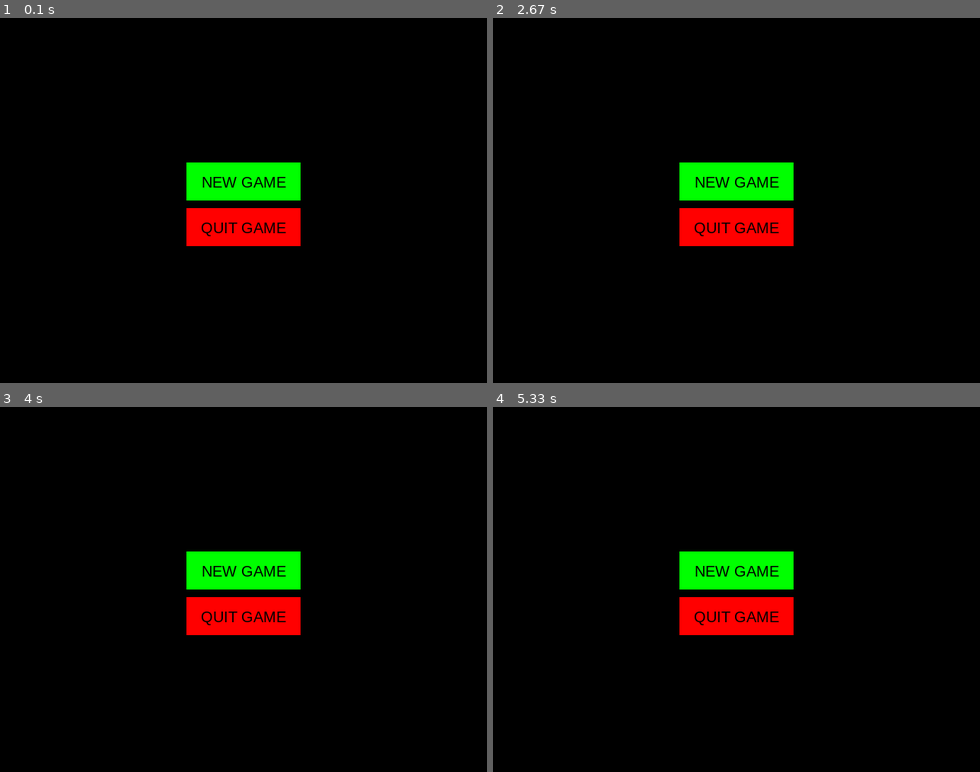
Above: before the commit, frames 1-4 (two rows, left to right).
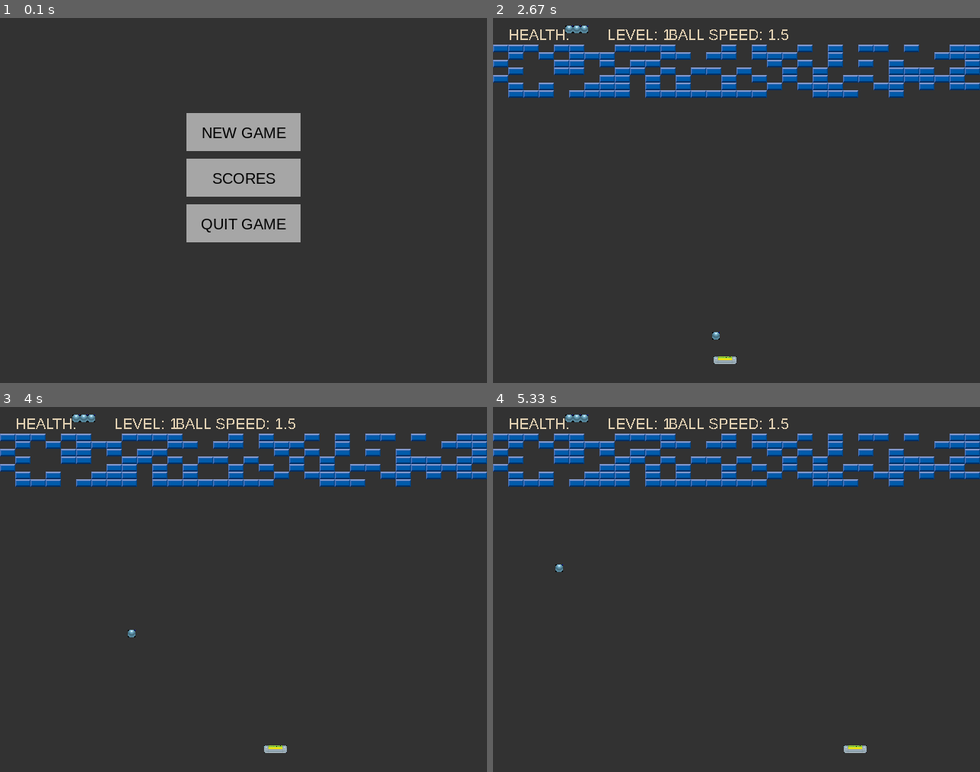
Above: after the commit, the same moments.

Repository: daria0/skrypty
Game: pygame game, started from pygame-arkanoid/arkandoid.py
Two runs of this game, one before a commit and one after it. Both use one fixed random seed, a clock stepped at 60 frames per second and the inputs below.
Inputs (mouse positions are in pixels of both pictures, inside the frame that each line leads up to):
- Up to frame 1 (0.1 s): no input
- Up to frame 2 (2.67 s): hold Right 0.33-0.8 s; move the mouse to (717, 215) at 0.37 s; hold Right 0.83-1.3 s; move the mouse to (619, 204) at 0.87 s; press the mouse at (721, 138) at 2.37 s; move the mouse to (819, 237) at 2.47 s; release the mouse at (921, 339) at 2.6 s
- Up to frame 3 (4 s): hold Right 2.67-3.3 s; click (370, 647) at 2.75 s; hold Left 3.33-3.8 s; hold Right from 3.83 s (still down)
- Up to frame 4 (5.33 s): release Right at 4.3 s; tap Esc at 4.33 s; press the mouse at (721, 527) at 4.7 s; move the mouse to (819, 490) at 4.8 s; release the mouse at (921, 454) at 4.93 s; hold Right from 5 s (still down); click (619, 728) at 5.08 s

The runs differ from the first frame. In frame 1, 100% of the frame differs, in the area x 0-100%, y 0-100%; in frame 2, 100%; in frame 3, 100%; in frame 4, 100%.

Commit message:
Added color variables + main menu option

Diff:
--- a/pygame-arkanoid/arkandoid.py
+++ b/pygame-arkanoid/arkandoid.py
@@ -62,7 +62,7 @@
     def __init__(self, x, y):
         pygame.sprite.Sprite.__init__(self)
         self.surf = pygame.Surface((BALL_R, BALL_R))
-        self.surf.fill((255, 255, 255))
+        self.surf.fill(white)
         self.surf = pygame.image.load("images/pilka.png").convert()
         self.rect = self.surf.get_rect(center=(x, y))
         self.x = x
@@ -147,17 +147,18 @@
     return rendered, rendered.get_rect(center=text_center)
 
 
-def button(text, pos_x, pos_y, width, heigth, color, hover_color, action=None):
+def button(text, pos_x, pos_y, width, height, color, hover_color, action=None,
+           text_color=black):
     mouse = pygame.mouse.get_pos()
     click = pygame.mouse.get_pressed()
-    if pos_x + width > mouse[0] > pos_x and pos_y + heigth > mouse[1] > pos_y:
-        pygame.draw.rect(screen, hover_color, (pos_x, pos_y, width, heigth))
+    if pos_x + width > mouse[0] > pos_x and pos_y + height > mouse[1] > pos_y:
+        pygame.draw.rect(screen, hover_color, (pos_x, pos_y, width, height))
         if click[0] == 1 and action is not None:
             action()
     else:
-        pygame.draw.rect(screen, color, (pos_x, pos_y, width, heigth))
-    screen.blit(*text_objects(font, text, (0, 0, 0),
-                              (pos_x + width / 2, pos_y + heigth / 2)))
+        pygame.draw.rect(screen, color, (pos_x, pos_y, width, height))
+    screen.blit(*text_objects(font, text, text_color,
+                              (pos_x + width / 2, pos_y + height / 2)))
 
 
 def resume():
@@ -215,17 +216,21 @@
 
 
 def display_main_menu():
-    global game_lost, game_won, lvl_won
-
-    screen.fill((0, 0, 0))
-    button("NEW GAME", SCREEN_WIDTH / 2 - 75, SCREEN_HEIGHT / 2 - 50, 150, 50,
-           (0, 255, 0), (0, 0, 255), play_game)
-    button("QUIT GAME", SCREEN_WIDTH / 2 - 75, SCREEN_HEIGHT / 2 + 10, 150,
-           50, (255, 0, 0), (0, 0, 255), quit_game)
-
+    global game_lost, game_won, lvl_won, paused, display_menu
+
+    display_menu = True
     game_lost = False
     game_won = False
     lvl_won = False
+    paused = False
+
+    screen.fill(dark_grey)
+    button("NEW GAME", SCREEN_WIDTH / 2 - 75, SCREEN_HEIGHT / 3 - 35, 150, 50,
+           light_grey, light_blue, play_game)
+    button("SCORES", SCREEN_WIDTH / 2 - 75, SCREEN_HEIGHT / 3 + 25, 150, 50,
+           light_grey, light_blue, show_highest_scores)
+    button("QUIT GAME", SCREEN_WIDTH / 2 - 75, SCREEN_HEIGHT / 3 + 85, 150,
+           50, light_grey, light_orange, quit_game)
 
 
 def play_game():
@@ -235,11 +240,17 @@
 
 
 def pause():
-    screen.fill((255, 255, 255))
-    button("CONTINUE", SCREEN_WIDTH / 2 - 75, SCREEN_HEIGHT / 2 - 50, 150, 50,
-           (0, 255, 0), (0, 0, 255), resume)
-    button("QUIT GAME", SCREEN_WIDTH / 2 - 75, SCREEN_HEIGHT / 2 + 10, 150,
-           50, (255, 0, 0), (0, 0, 255), quit_game)
+    s = pygame.Surface((SCREEN_WIDTH, SCREEN_HEIGHT))  # the size of your rect
+    s.set_alpha(5)  # alpha level
+    s.fill(light_grey)  # this fills the entire surface
+    screen.blit(s, (0, 0))  # (0,0) are the top-left coordinates
+
+    button("CONTINUE", SCREEN_WIDTH / 2 - 75, SCREEN_HEIGHT / 3 - 35, 150, 50,
+           light_grey, light_blue, resume)
+    button("MAIN MENU", SCREEN_WIDTH / 2 - 75, SCREEN_HEIGHT / 3 + 25, 150, 50,
+           light_grey, light_blue, display_main_menu)
+    button("QUIT GAME", SCREEN_WIDTH / 2 - 75, SCREEN_HEIGHT / 3 + 85, 150,
+           50, light_grey, light_orange, quit_game)
 
 
 def show_highest_scores():
@@ -247,27 +258,33 @@
 
 
 def display_game_lost_menu():
-    screen.fill((0, 0, 0))
-    button("YOU LOST!", SCREEN_WIDTH / 2 - 75, SCREEN_HEIGHT / 2 - 50, 150, 50,
-           (0, 0, 255), (0, 0, 255))
-    button("QUIT GAME", SCREEN_WIDTH / 2 - 75, SCREEN_HEIGHT / 2 + 10, 150,
-           50, (255, 0, 0), (0, 0, 255), quit_game)
+    screen.fill(dark_grey)
+    button("YOU LOST!", SCREEN_WIDTH / 2 - 75, SCREEN_HEIGHT / 3 - 35, 150, 50,
+           light_grey, light_grey)
+    button("MAIN MENU", SCREEN_WIDTH / 2 - 75, SCREEN_HEIGHT / 3 + 25, 150, 50,
+           light_grey, light_blue, display_main_menu)
+    button("QUIT GAME", SCREEN_WIDTH / 2 - 75, SCREEN_HEIGHT / 3 + 85, 150,
+           50, light_grey, light_orange, quit_game)
 
 
 def display_game_won_menu():
-    screen.fill((0, 0, 0))
-    button("YOU WON!!!", SCREEN_WIDTH / 2 - 75, SCREEN_HEIGHT / 2 - 50, 150, 50,
-           (0, 0, 255), (0, 0, 255))
-    button("QUIT GAME", SCREEN_WIDTH / 2 - 75, SCREEN_HEIGHT / 2 + 10, 150,
-           50, (255, 0, 0), (0, 0, 255), quit_game)
+    screen.fill(dark_grey)
+    button("YOU WON!!!", SCREEN_WIDTH / 2 - 75, SCREEN_HEIGHT / 3 - 35, 150, 50,
+           light_grey, light_grey)
+    button("MAIN MENU", SCREEN_WIDTH / 2 - 75, SCREEN_HEIGHT / 3 + 25, 150, 50,
+           light_grey, light_blue, display_main_menu)
+    button("QUIT GAME", SCREEN_WIDTH / 2 - 75, SCREEN_HEIGHT / 3 + 85, 150,
+           50, light_grey, light_orange, quit_game)
 
 
 def display_lvl_won_menu():
-    screen.fill((0, 0, 0))
-    button("NEXT LEVEL", SCREEN_WIDTH / 2 - 75, SCREEN_HEIGHT / 2 - 50, 150, 50,
-           (0, 255, 0), (0, 0, 255), next_level)
-    button("QUIT GAME", SCREEN_WIDTH / 2 - 75, SCREEN_HEIGHT / 2 + 10, 150,
-           50, (255, 0, 0), (0, 0, 255), quit_game)
+    screen.fill(dark_grey)
+    button("NEXT LEVEL", SCREEN_WIDTH / 2 - 75, SCREEN_HEIGHT / 3 - 35, 150, 50,
+           light_grey, light_blue, next_level)
+    button("MAIN MENU", SCREEN_WIDTH / 2 - 75, SCREEN_HEIGHT / 3 + 25, 150, 50,
+           light_grey, light_blue, display_main_menu)
+    button("QUIT GAME", SCREEN_WIDTH / 2 - 75, SCREEN_HEIGHT / 3 + 85, 150,
+           50, light_grey, light_orange, quit_game)
 
 
 while running:
@@ -305,19 +322,19 @@
     elif lvl_won:
         display_lvl_won_menu()
     else:
-        screen.fill((0, 0, 0))
+        screen.fill(dark_grey)
 
         for brick in bricks:
             screen.blit(brick.surf, brick.rect)
         screen.blit(player.surf, player.rect)
         screen.blit(ball.surf, ball.rect)
 
-        screen.blit(font.render('HEALTH:', False, (255, 255, 255)), (20, 10))
+        screen.blit(font.render('HEALTH:', False, light_orange), (20, 10))
         for n, health_icon in enumerate(health):
             if n < HEALTH_LVL:
                 screen.blit(health_icon.surf, health_icon.rect)
-        screen.blit(font.render('LEVEL: ' + str(LVL), False, (255, 255, 255)), (150, 10))
-        screen.blit(font.render('BALL SPEED: ' + str(ball_speed), False, (255, 255, 255)),
+        screen.blit(font.render('LEVEL: ' + str(LVL), False, light_orange), (150, 10))
+        screen.blit(font.render('BALL SPEED: ' + str(ball_speed), False, light_orange),
                     (230, 10))
 
         detect_brick_collision()
